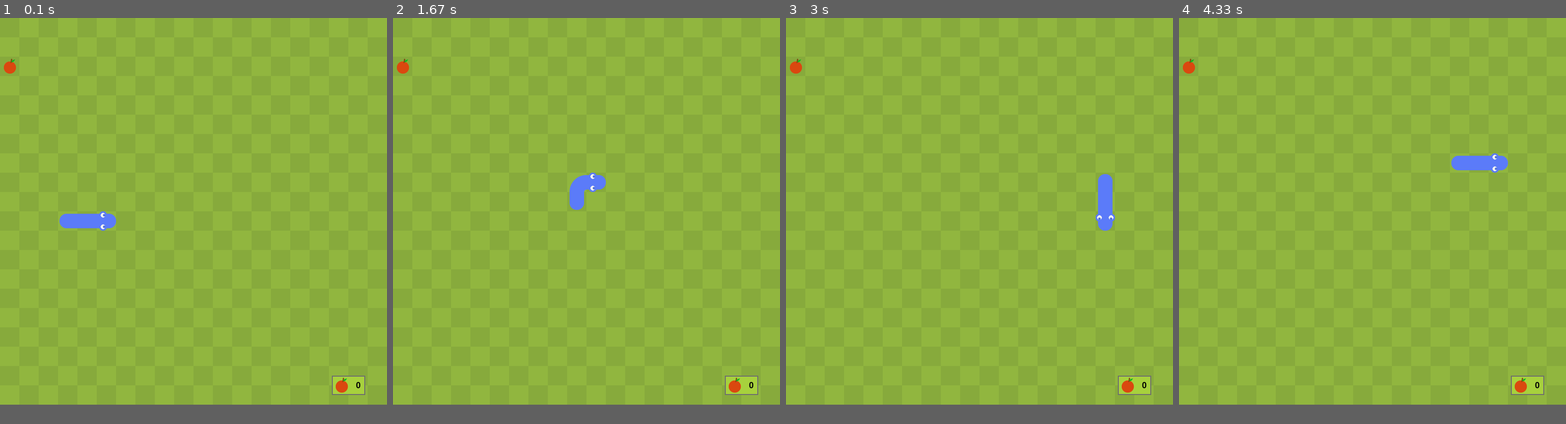
Above: before the commit, frames 1-4 (left to right).
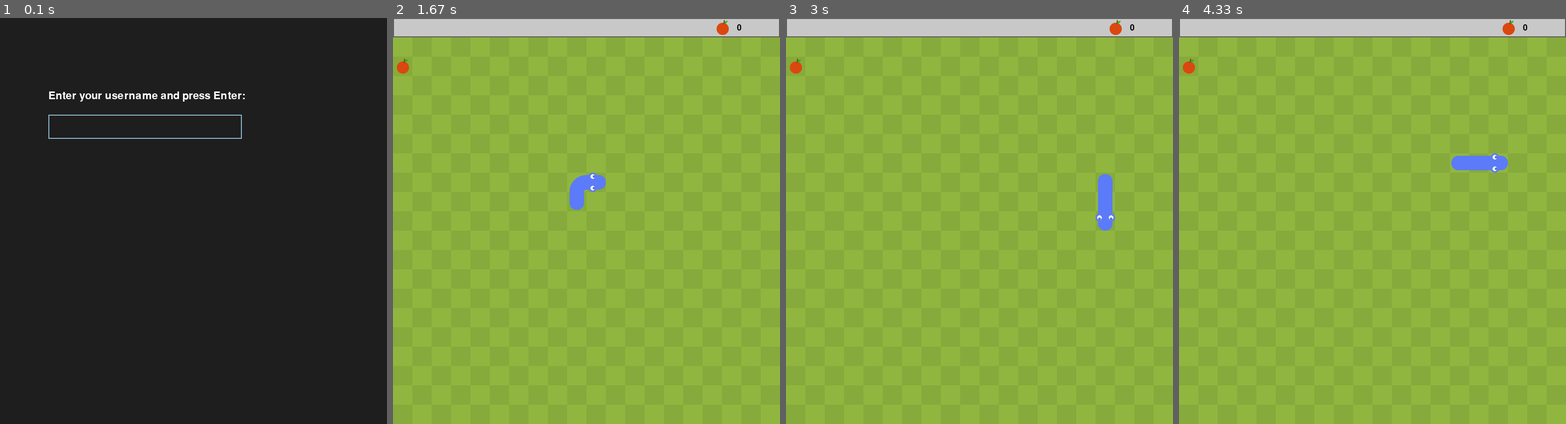
Above: after the commit, the same moments.

Repository: Agap3w/CS50p_finalProject
Game: pygame game, started from CS50P-Final_Project/snake_game.py
The game is run twice, just before and just after one commit, with the same random seed, the same clock (stepped at 60 frames per second) and the same inputs.
Inputs:
- Up to frame 1 (0.1 s): no input
- Up to frame 2 (1.67 s): tap Enter at 0.33 s; hold Right 0.67-1.13 s; hold Up 1.22-1.52 s; hold Right from 1.55 s (still down)
- Up to frame 3 (3 s): release Right at 2.02 s; hold Left 2.05-2.58 s; hold Down 2.62-2.92 s; hold Left from 2.95 s (still down)
- Up to frame 4 (4.33 s): release Left at 3.35 s; hold Up 3.38-3.75 s; hold Right from 3.78 s (still down)
In our replay, the window is 800x800 before the commit and 800x840 after it. These sizes can differ from the game's own. Grey fills any space a smaller window leaves; there, only what the larger window draws over its background counts as a difference.

The runs differ from the first frame. In frame 1, 95% of the frame differs, in the area x 0-100%, y 0-96%; in frame 2, 5.2%; in frame 3, 5.2%; in frame 4, 5.2%.

Commit message:
provato a customizzare game_over ma failed, riprovo domani

Diff:
--- a/CS50P-Final_Project/snake_game.py
+++ b/CS50P-Final_Project/snake_game.py
@@ -1,10 +1,63 @@
-import pygame, sys, random
+import pygame, sys, random, sqlite3
 from pygame.math import Vector2
+
+# Function to prompt for username
+def get_username():
+    username = ""  # Initialize username as an empty string
+    active = True  # Whether the input box is active
+
+    input_box = pygame.Rect(100, 200, 400, 50)  # Input box dimensions
+    font = pygame.font.Font(None, 32)  # Font for the username
+    color_inactive = pygame.Color('lightskyblue3')  # Box color (inactive)
+    color_active = pygame.Color('dodgerblue2')  # Box color (active)
+    color = color_inactive
+
+    while active:
+        screen.fill((30, 30, 30))  # Background color for the prompt
+
+        for event in pygame.event.get():
+            if event.type == pygame.QUIT:
+                pygame.quit()
+                sys.exit()
+
+            if event.type == pygame.KEYDOWN:
+                if event.key == pygame.K_RETURN:  # Press Enter to confirm
+                    active = False  # Exit the input loop
+                elif event.key == pygame.K_BACKSPACE:  # Remove last character
+                    username = username[:-1]
+                else:
+                    username += event.unicode  # Add typed character to username
+
+        # Draw the input box
+        pygame.draw.rect(screen, color, input_box, 2)
+        text_surface = font.render(username, True, pygame.Color('white'))
+        screen.blit(text_surface, (input_box.x + 10, input_box.y + 10))
+        input_box.w = max(400, text_surface.get_width() + 20)  # Adjust width dynamically
+
+        # Display prompt text
+        prompt_surface = font.render("Enter your username and press Enter:", True, pygame.Color('white'))
+        screen.blit(prompt_surface, (100, 150))
+
+        pygame.display.flip()
+        clock.tick(30)  # Limit frame rate
+
+    return username
+
+def insert_score(username, score):
+    with sqlite3.connect('snake.db') as db:
+        db.execute('INSERT INTO scores (username, score) VALUES (?, ?)', (username, score))
+
+def get_high_score(username):
+    with sqlite3.connect('snake.db') as db:
+        cursor = db.cursor()
+        cursor.execute('SELECT MAX(score) FROM scores WHERE username = ?', (username,))
+        high_score = cursor.fetchone()[0]
+    return high_score if high_score is not None else 0
 
 #il serpente
 class SNAKE:
     def __init__(self):
-        self.body = [Vector2(5,10), Vector2(4,10), Vector2(3,10)]
+        self.body = [Vector2(5,11), Vector2(4,11), Vector2(3,11)]
         self.direction = Vector2(0,0)
         self.new_block = False
 
@@ -116,7 +169,7 @@
 
     def randomize(self):
         self.x = random.randint(0,cell_number-1)
-        self.y = random.randint(0,cell_number-1)
+        self.y = random.randint(1,cell_number)
         self.pos = Vector2(self.x, self.y)
 
 #MAIN (include serpente + frutta + background + dinamiche di gioco come collisione e game_over)
@@ -124,11 +177,11 @@
     def __init__(self):
         self.snake = SNAKE()
         self.fruit = FRUIT()
+        self.username = get_username()  # Ask for the username
 
     def update(self):
         self.snake.move_snake()
-        self.check_collision()
-        self.check_fail()
+        self.check_collision_and_fail()
 
     def draw_elements(self):
         self.draw_grass()
@@ -136,8 +189,15 @@
         self.snake.draw_snake()
         self.draw_score()
 
-    def check_collision(self):
-        if self.fruit.pos == self.snake.body[0]:
+    def check_collision_and_fail(self):
+        head_pos = self.snake.body[0]
+
+        # Check if snake collides with itself or walls
+        if not (0 <= head_pos.x < cell_number and 1 <= head_pos.y < cell_number + 1) or head_pos in self.snake.body[1:]:
+            self.game_over()
+
+        # If snake eats the fruit, add block and play sound
+        if self.fruit.pos == head_pos:
             self.fruit.randomize()
             self.snake.add_block()
             self.snake.play_crunch_sound()
@@ -147,22 +207,12 @@
             if block == self.fruit.pos:
                 self.fruit.randomize()
 
-    def check_fail(self):
-        if not 0 <= self.snake.body[0].x < cell_number or not 0 <= self.snake.body[0].y < cell_number:
-            self.game_over()
-
-        for block in self.snake.body[1:]:
-            if block == self.snake.body[0]:
-                self.game_over()
-
     def game_over(self):
-        self.snake.reset()
+        self.snake.reset()  # Reset the snake and game state
 
     def draw_grass(self):
-
         grass_colour = (135,170,60)
-
-        for row in range(cell_number):
+        for row in range(1, cell_number+1):
             if row % 2 == 0:
                 for col in range(cell_number):
                     if col % 2 == 0:
@@ -174,23 +224,33 @@
                         grass_rect = pygame.Rect(col*cell_size, row*cell_size, cell_size, cell_size)
                         pygame.draw.rect(screen, grass_colour, grass_rect)
 
-    # creo e disegno score (il font l'ho creato sotto invece, fuori dalle classi)
     def draw_score(self):
-        score_text = str(len(self.snake.body) - 3) # converto int in str perché è più semplice poi da printare/gestire (boh!)
-        score_surface = game_font.render(score_text,True,(0,0,0)) #arg = (text, bool:anti-alias, color)
-
-        # creo variabili che mi servono per il blit poi
-        score_x = cell_size * cell_number - 60
-        score_y = cell_size * cell_number - 40
-        score_rect = score_surface.get_rect(center = (score_x, score_y)) # creo il rettangolo dalla score_surface
-        apple_rect = apple.get_rect(midright = (score_rect.left-10, score_rect.centery)) # creo il rettangolo dalla apple(surface). midright mi permette di piazzarmi direttamente sul rettangolo adiacente
-        score_frame_rect = pygame.Rect(apple_rect.left, apple_rect.top,cell_size+score_rect.width+20, cell_size)
-
-        #posiziono i quattro elementi che compongono lo score:
-        pygame.draw.rect(screen, (167,209,61), score_frame_rect) # il rettangolino di sfondo
-        screen.blit(score_surface, score_rect) # il numero
-        screen.blit(apple, apple_rect) # la mela
-        pygame.draw.rect(screen, (110,110,110), score_frame_rect, 2) # la cornice
+        # Calculate the dimensions and position of the score frame
+        score_frame_rect = pygame.Rect(0, 0, cell_size * cell_number, cell_size)  # Top row (20 cells wide)
+
+        # Draw the background of the score frame
+        pygame.draw.rect(screen, (200, 200, 200), score_frame_rect)  # Greenish background
+        pygame.draw.rect(screen, (90, 90, 90), score_frame_rect, 2)  # Grey border (2-pixel thick)
+
+        # Render the score text
+        score_text = str(len(self.snake.body) - 3)  # Calculate score
+        score_surface = game_font.render(score_text, True, (0, 0, 0))  # Black text
+
+        # Position the score text in the frame
+        score_x = cell_size * (cell_number - 2)  # 2 cells away from the right edge
+        score_y = cell_size // 2  # Center vertically within the row
+        score_rect = score_surface.get_rect(midright=(score_x, score_y))
+
+        # Position the apple icon next to the score
+        apple_rect = apple.get_rect(midright=(score_rect.left - 10, score_rect.centery))  # 10px gap to the left of the score
+
+        # You can now display the username here if needed, e.g., at the top
+        username_surface = game_font.render(f"{self.username}", True, (0, 0, 0))
+        screen.blit(username_surface, (50, 10))  # Display username at top-left
+
+        # Blit the elements onto the screen
+        screen.blit(score_surface, score_rect)  # Draw the score
+        screen.blit(apple, apple_rect)  # Draw the apple icon
 
 
 
@@ -199,7 +259,7 @@
 cell_size = 40
 cell_number = 20
 
-screen = pygame.display.set_mode((cell_number*cell_size, cell_number*cell_size))
+screen = pygame.display.set_mode((cell_number*cell_size, (cell_number+1)*cell_size))
 clock = pygame.time.Clock()
 apple = pygame.image.load("static/apple.png").convert_alpha()
 game_font = pygame.font.Font(None, 25) #ARG = (font, fontsize). Come font posso usare 'None' oppure uploadare un '../static/font.ttf'
@@ -209,6 +269,7 @@
 
 main_game = MAIN()
 
+#game loop con quit option, screen_update e keybindings. background and draw elements
 while True:
     for event in pygame.event.get():
         if event.type == pygame.QUIT:
Binary file added: CS50P-Final_Project/snake.db
